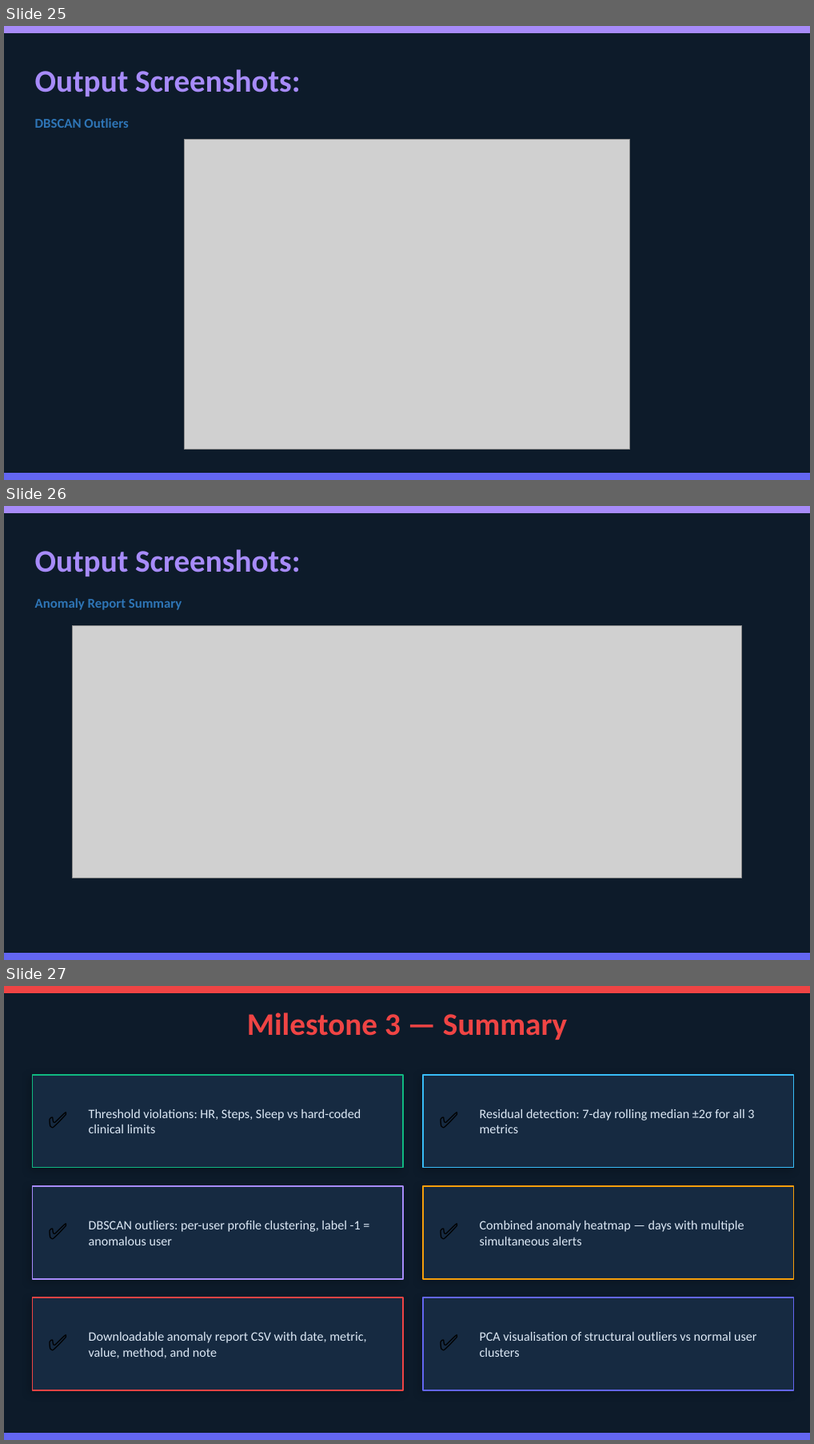
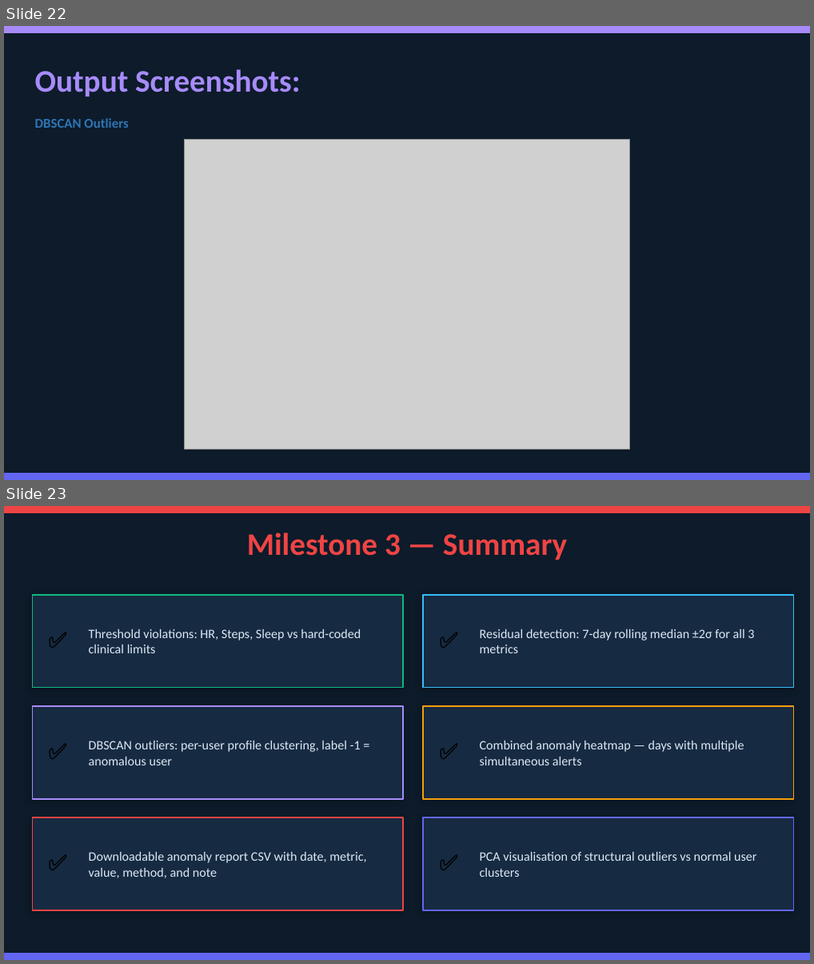
Before and after one commit to Thejomayie09/FitPulse-Health-Anomaly-Detection-from-Fitness-Devices-1, a slide deck: Documentation/Fitpulse_Documentation_final.pptx. Shown one above the other, each under a label of ours: slides 25, 26 and 27 before the commit, slides 22 and 23 after it. The pictures are 814x1444 and 814x964 pixels, drawn with LibreOffice and Linux fonts; fonts in the diff are those of the drawing; grey boxes stand for pictures. Boxes give left, top, right and bottom in pixels: in the first picture for what was removed or moved away, otherwise in the second. Text is boxed around its words. In the diff, an @@ line names an element or a change of style, - is before the commit and + after.

```diff
--- a/Documentation/Fitpulse_Documentation_final.pptx
+++ b/Documentation/Fitpulse_Documentation_final.pptx
@@ slide 26 removed at (4, 506, 810, 960), background #0D1B2A @@
@@ rectangle removed at (4, 506, 810, 512) @@
@@ text removed at (35, 549, 300, 610) @@
-Output Screenshots:
-Anomaly Report Summary
@@ picture removed at (73, 625, 742, 877) @@
@@ rectangle removed at (4, 952, 810, 959) @@
@@ what was slide 25 is now slide 22 @@
@@ what was slide 27 is now slide 23 @@
```
Also in this commit, not shown: 1 slide changed, 3 other slides removed, 1 other file.
